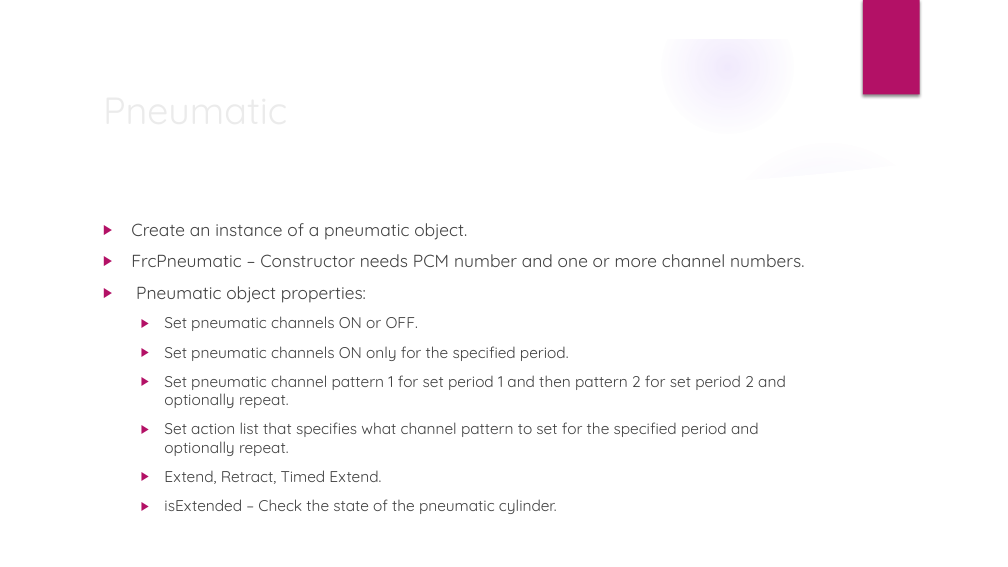
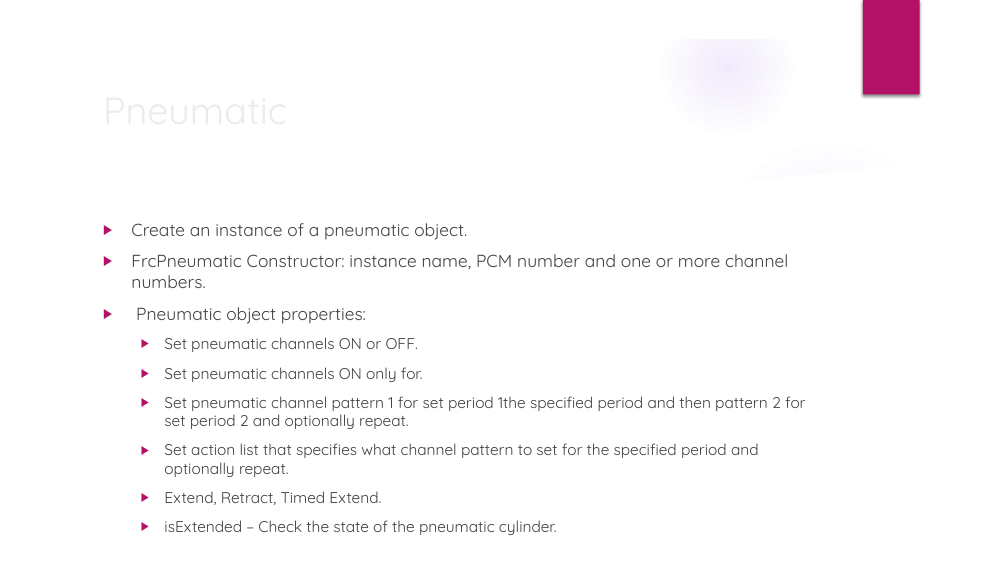
Before and after one commit to trc492/FrcProgrammingClass, a slide deck: slide 8 of Lesson4/AdvancedRoboticsLesson4.pptx. Drawn at 1008x567 pixels with LibreOffice and Linux fonts; fonts in the diff are those of the drawing; background and template pictures are left out. Boxes give left, top, right and bottom in pixels: in the first picture for what was removed or moved away, otherwise in the second. Text is boxed around its words. In the diff, an @@ line names an element or a change of style, - is before the commit and + after.

```diff
--- a/Lesson4/AdvancedRoboticsLesson4.pptx
+++ b/Lesson4/AdvancedRoboticsLesson4.pptx
@@ text at [131,254,788,288]: text changed @@
-▶ FrcPneumatic – Constructor needs PCM number and one or more channel numbers.
+▶ FrcPneumatic Constructor: instance name, PCM number and one or more channel numbers.
@@ text at [164,367,806,429]: text changed @@
-  ▶ Set pneumatic channels ON only for the specified period.
-  ▶ Set pneumatic channel pattern 1 for set period 1 and then pattern 2 for set period 2 and optionally repeat.
+  ▶ Set pneumatic channels ON only for.
+  ▶ Set pneumatic channel pattern 1 for set period 1the specified period and then pattern 2 for set period 2 and optionally repeat.
```
Also in this commit, not shown: 2 other slides changed, 3 other files.
